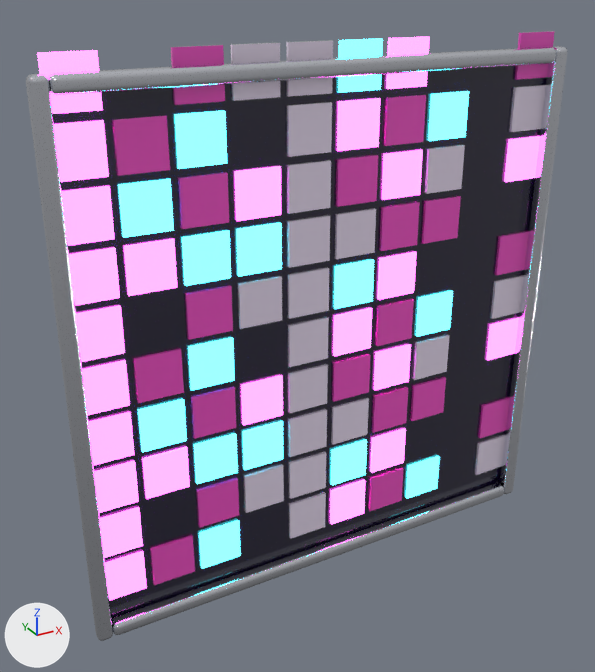
Before and after pictures for a commit that changed the glTF model public/assets/interiors/palco/led_wall_panel_2m.glb.
Both versions are drawn from a camera (50 mm lens) standing at (-1.53, -2.51, 3.09) and looking at (-0.12, 0.05, 1.81). The axes (+X, +Y, +Z) are drawn at lower left. The lights are the same throughout. The picture after the commit comes second.

Objects in the first picture: 'led_wall_panel_2m'.
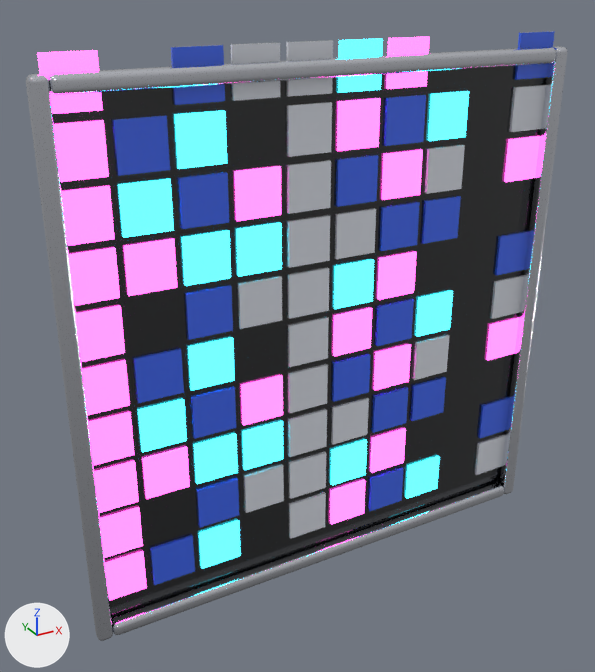
Location of each change, (x1, y1, x2, y2) in pixels of the pictures (595 x 672 px):
'led_wall_panel_2m', recoloured: (37, 31, 559, 626) in both

Edits to the bpy script that builds the scene:
```text
Change mat_deep_015:
    mat_deep_015.base_color: (0.0075, 0.00304, 0.0296) -> (0.00402, 0.00478, 0.007)  # dark purple #150a30 -> black #0d0f14
Change mat_glow_015:
    mat_glow_015.emission_color: (1.0, 0.114, 0.871) -> (1.0, 0.0782, 0.631)  # pink #ff5ff0 -> pink #ff4fd0
Change mat_accent2_015:
    mat_accent2_015.base_color: (1.0, 0.0782, 0.631) -> (0.0437, 0.147, 1.0)  # pink #ff4fd0 -> blue #3b6bff
Change mat_glow2_015:
    mat_glow2_015.emission_color: (0.0782, 0.871, 1.0) -> (0.0395, 0.807, 1.0)  # cyan #4ff0ff -> cyan #38e8ff
```
